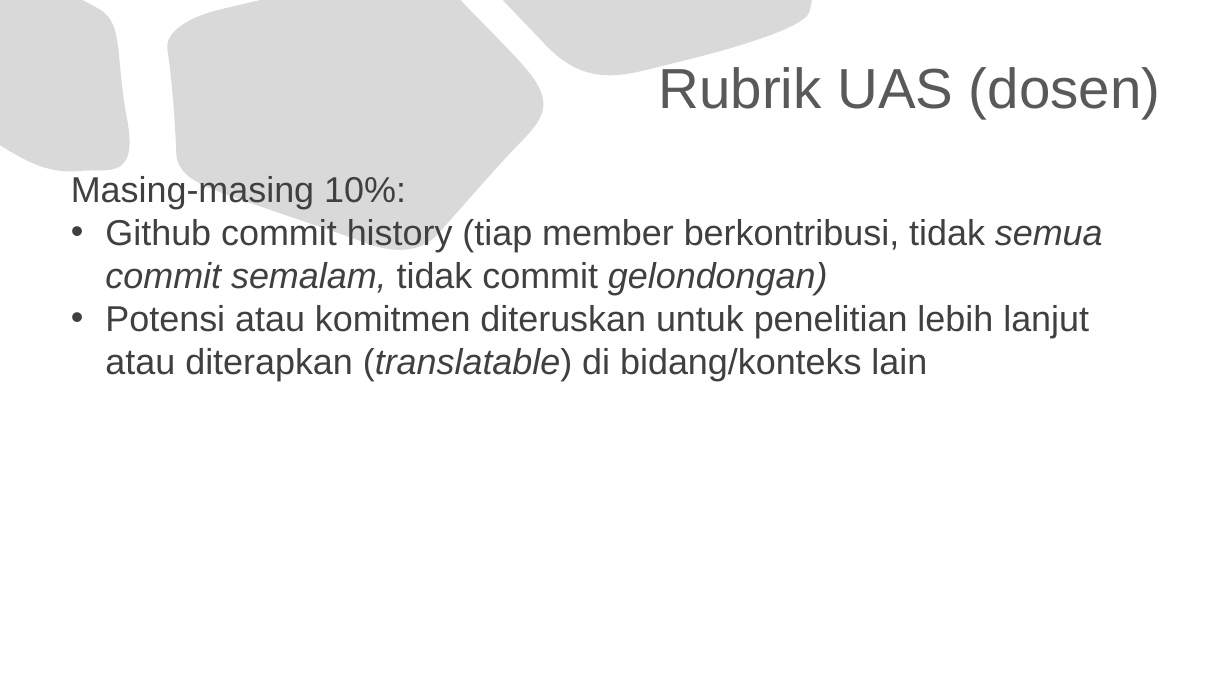
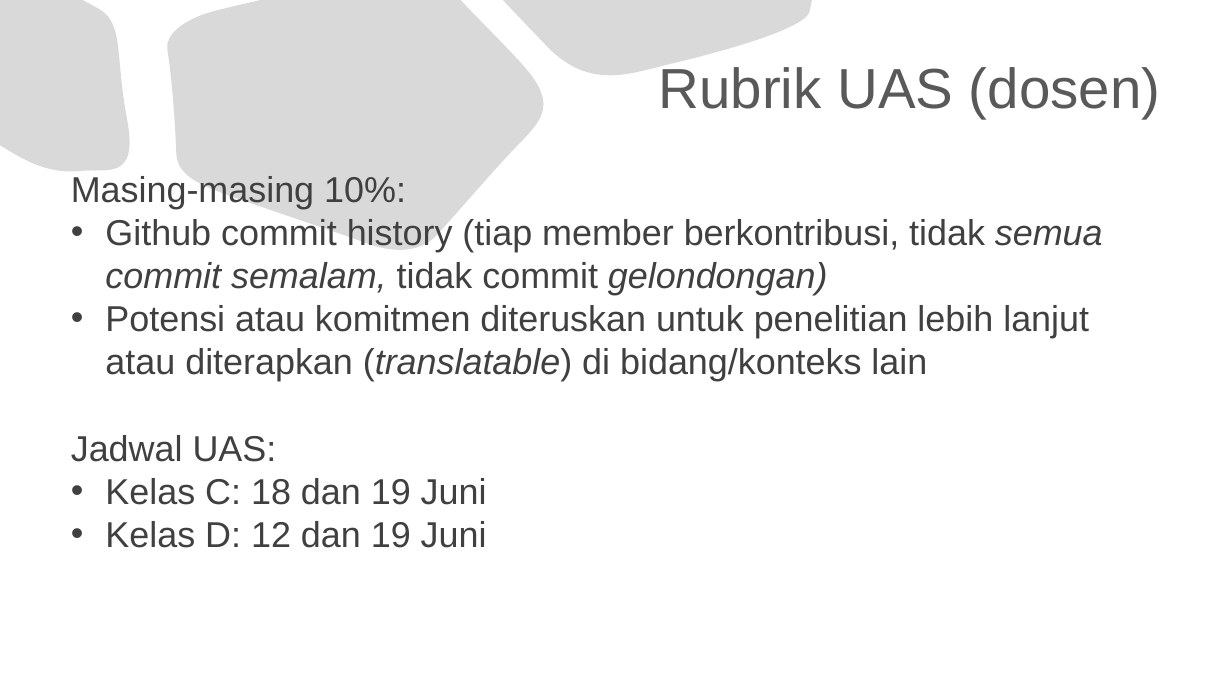
Before and after one commit to jendralhxr/bigdata, a slide deck: slide 3 of rubrikEAS.pptx. Drawn at 1232x693 pixels with LibreOffice and Linux fonts; fonts in the diff are those of the drawing. Boxes give left, top, right and bottom in pixels: in the first picture for what was removed or moved away, otherwise in the second. Text is boxed around its words. In the diff, an @@ line names an element or a change of style, - is before the commit and + after.

Commit message:
jadwal

```diff
--- a/rubrikEAS.pptx
+++ b/rubrikEAS.pptx
@@ text at box(71, 435, 487, 548): paragraphs added @@
+Jadwal UAS:
+• Kelas C: 18 dan 19 Juni
+• Kelas D: 12 dan 19 Juni
```
